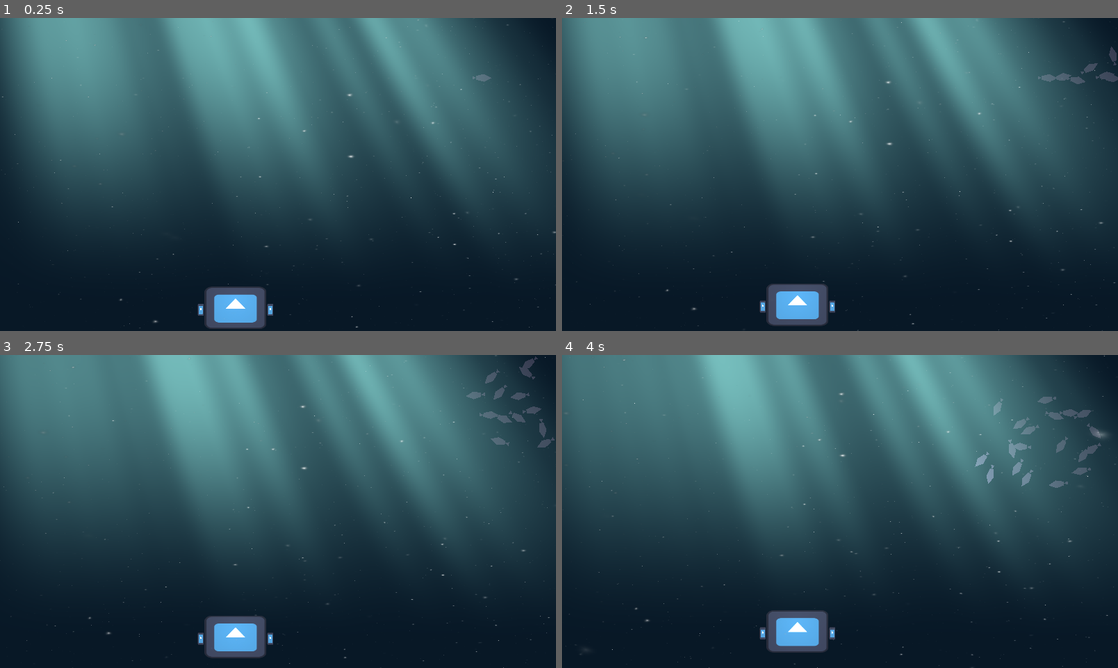
Above: before the commit, frames 1-4 (two rows, left to right).
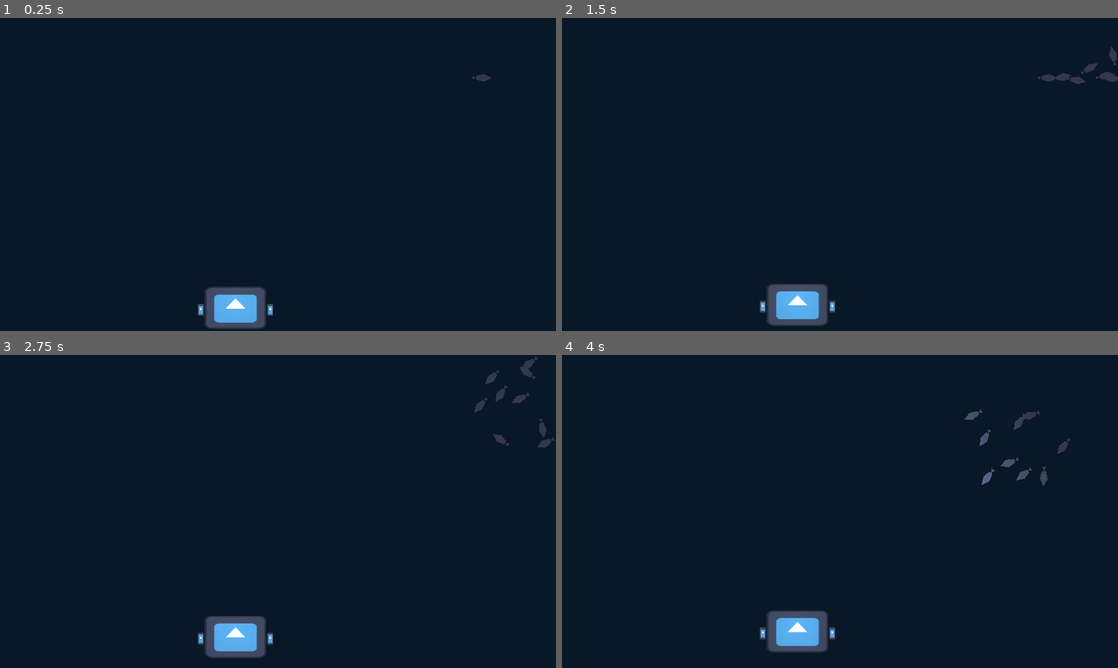
Above: after the commit, the same moments.

Repository: linuxhuskarl/godot-kosmo
Game: Godot game, scene res://scenes/test_ground.tscn
The game is run twice, just before and just after one commit, with the same random seed, the same clock (stepped at 60 frames per second) and the same inputs. The engine's default icon, where the game draws it, is replaced by a stand-in: a white triangle on a blue panel in a dark square.
Inputs (mouse positions are in pixels of both pictures, inside the frame that each line leads up to):
- Up to frame 1 (0.25 s): no input
- Up to frame 2 (1.5 s): tap Enter at 0.5 s; move the mouse to (962, 158) at 0.52 s; hold Alt 0.53-1.25 s; click (962, 158) at 0.67 s; tap Space at 0.77 s; drag from (728, 190) to (812, 237) at 1.27 s
- Up to frame 3 (2.75 s): move the mouse to (333, 442) at 2.02 s; hold Ctrl from 2.03 s (still down); click (333, 442) at 2.17 s
- Up to frame 4 (4 s): release Ctrl at 2.75 s; drag from (812, 574) to (673, 464) at 2.77 s; move the mouse to (1006, 558) at 3.52 s; hold Alt from 3.53 s (still down); click (1006, 558) at 3.67 s; tap Space at 3.77 s

The runs differ from the first frame. In frame 1, 63% of the frame differs, in the area x 0-100%, y 0-100%; in frame 2, 63%; in frame 3, 63%; in frame 4, 63%.

Commit message:
added SmartShape2D

Diff:
--- /dev/null
+++ b/examples/edge_shader/edge_shader.gdshader
@@ -0,0 +1,16 @@
+shader_type canvas_item;
+/**
+ * This shader fixes normal textures looking wrong when used with SmartShape2D.
+ * See: https://github.com/SirRamEsq/SmartShape2D/blob/master/addons/rmsmartshape/documentation/Normals.md
+ */
+
+varying mat2 NORMAL_MATRIX;
+
+void vertex() {
+	NORMAL_MATRIX = mat2(COLOR.rg, COLOR.ba) * 2.0 - mat2(vec2(1.0), vec2(1.0));
+}
+
+void fragment() {
+	NORMAL.xy = NORMAL_MATRIX * NORMAL.xy;
+	COLOR = texture(TEXTURE, UV);
+}
--- /dev/null
+++ b/examples/edge_shader/material_edge_shader.tres
@@ -0,0 +1,6 @@
+[gd_resource type="ShaderMaterial" load_steps=2 format=3 uid="uid://dpec5hjpflmri"]
+
+[ext_resource type="Shader" path="res://examples/edge_shader/edge_shader.gdshader" id="1_akl0v"]
+
+[resource]
+shader = ExtResource("1_akl0v")
--- /dev/null
+++ b/examples/sharp_corner_tapering/assets/mat_edge_metal.tres
@@ -0,0 +1,22 @@
+[gd_resource type="Resource" script_class="SS2D_Material_Edge" load_steps=7 format=3 uid="uid://c8q2nrxnbopbb"]
+
+[ext_resource type="Script" path="res://addons/rmsmartshape/materials/edge_material.gd" id="1_lbfns"]
+[ext_resource type="Texture2D" uid="uid://b3aqa3bj1osvp" path="res://examples/sharp_corner_tapering/assets/tex_metal_edge.png" id="2_bmjh3"]
+[ext_resource type="Texture2D" uid="uid://bobwi3r6aiiqg" path="res://examples/sharp_corner_tapering/assets/tex_metal_corner_inner.png" id="3_n1i1s"]
+[ext_resource type="Texture2D" uid="uid://bc34cuc50as8f" path="res://examples/sharp_corner_tapering/assets/tex_metal_corner_outer.png" id="4_ml2u7"]
+[ext_resource type="Texture2D" uid="uid://jc3g5qsmnpdd" path="res://examples/sharp_corner_tapering/assets/tex_metal_taper_corner_left.png" id="5_244mn"]
+[ext_resource type="Texture2D" uid="uid://cdnfaf3bslk38" path="res://examples/sharp_corner_tapering/assets/tex_metal_taper_corner_right.png" id="6_1c2na"]
+
+[resource]
+script = ExtResource("1_lbfns")
+textures = Array[Texture2D]([ExtResource("2_bmjh3")])
+textures_corner_outer = Array[Texture2D]([ExtResource("4_ml2u7")])
+textures_corner_inner = Array[Texture2D]([ExtResource("3_n1i1s")])
+textures_taper_left = Array[Texture2D]([])
+textures_taper_right = Array[Texture2D]([])
+textures_taper_corner_left = Array[Texture2D]([ExtResource("5_244mn")])
+textures_taper_corner_right = Array[Texture2D]([ExtResource("6_1c2na")])
+randomize_texture = false
+use_corner_texture = true
+use_taper_texture = false
+fit_mode = 0
--- /dev/null
+++ b/examples/sharp_corner_tapering/sharp_corner_tapering.tscn
@@ -0,0 +1,315 @@
+[gd_scene load_steps=46 format=3 uid="uid://cl71flny1scun"]
+
+[ext_resource type="Script" path="res://addons/rmsmartshape/shapes/shape.gd" id="1_5hlge"]
+[ext_resource type="Script" path="res://addons/rmsmartshape/vertex_properties.gd" id="2_yp1d2"]
+[ext_resource type="Script" path="res://addons/rmsmartshape/shapes/point.gd" id="3_edpr6"]
+[ext_resource type="Script" path="res://addons/rmsmartshape/shapes/point_array.gd" id="4_udfgv"]
+[ext_resource type="Texture2D" uid="uid://bj658oli0klj3" path="res://examples/sharp_corner_tapering/assets/tex_metal_fill.png" id="6_ry0x0"]
+[ext_resource type="Script" path="res://addons/rmsmartshape/materials/shape_material.gd" id="7_ncdby"]
+[ext_resource type="Resource" uid="uid://c8q2nrxnbopbb" path="res://examples/sharp_corner_tapering/assets/mat_edge_metal.tres" id="8_uwntg"]
+[ext_resource type="Script" path="res://addons/rmsmartshape/normal_range.gd" id="9_tqu3h"]
+[ext_resource type="Script" path="res://addons/rmsmartshape/materials/edge_material.gd" id="10_55l7o"]
+[ext_resource type="Script" path="res://addons/rmsmartshape/materials/edge_material_metadata.gd" id="10_umoay"]
+[ext_resource type="Texture2D" uid="uid://b3aqa3bj1osvp" path="res://examples/sharp_corner_tapering/assets/tex_metal_edge.png" id="11_jc4po"]
+[ext_resource type="Texture2D" uid="uid://bobwi3r6aiiqg" path="res://examples/sharp_corner_tapering/assets/tex_metal_corner_inner.png" id="12_va43u"]
+[ext_resource type="Texture2D" uid="uid://bc34cuc50as8f" path="res://examples/sharp_corner_tapering/assets/tex_metal_corner_outer.png" id="13_f7yxr"]
+
+[sub_resource type="Resource" id="Resource_2r7x3"]
+script = ExtResource("2_yp1d2")
+texture_idx = 0
+flip = false
+width = 1.0
+
+[sub_resource type="Resource" id="Resource_vpbfx"]
+script = ExtResource("3_edpr6")
+position = Vector2(83.365, 45.3257)
+point_in = Vector2(0, 0)
+point_out = Vector2(0, 0)
+properties = SubResource("Resource_2r7x3")
+
+[sub_resource type="Resource" id="Resource_a0g7n"]
+script = ExtResource("2_yp1d2")
+texture_idx = 0
+flip = false
+width = 1.0
+
+[sub_resource type="Resource" id="Resource_w5cbt"]
+script = ExtResource("3_edpr6")
+position = Vector2(263.601, 615.758)
+point_in = Vector2(0, 0)
+point_out = Vector2(0, 0)
+properties = SubResource("Resource_a0g7n")
+
+[sub_resource type="Resource" id="Resource_h14mo"]
+script = ExtResource("2_yp1d2")
+texture_idx = -4
+flip = false
+width = 1.0
+
+[sub_resource type="Resource" id="Resource_j5l1j"]
+script = ExtResource("3_edpr6")
+position = Vector2(1026.77, 577.75)
+point_in = Vector2(0, 0)
+point_out = Vector2(0, 0)
+properties = SubResource("Resource_h14mo")
+
+[sub_resource type="Resource" id="Resource_ukuig"]
+script = ExtResource("2_yp1d2")
+texture_idx = 0
+flip = false
+width = 1.0
+
+[sub_resource type="Resource" id="Resource_324cb"]
+script = ExtResource("3_edpr6")
+position = Vector2(731.167, 13.1754)
+point_in = Vector2(0, 0)
+point_out = Vector2(0, 0)
+properties = SubResource("Resource_ukuig")
+
+[sub_resource type="Resource" id="Resource_wasbm"]
+script = ExtResource("2_yp1d2")
+texture_idx = 0
+flip = false
+width = 1.0
+
+[sub_resource type="Resource" id="Resource_p3ja8"]
+script = ExtResource("3_edpr6")
+position = Vector2(83.365, 45.3257)
+point_in = Vector2(0, 0)
+point_out = Vector2(0, 0)
+properties = SubResource("Resource_wasbm")
+
+[sub_resource type="Resource" id="Resource_1fh62"]
+script = ExtResource("2_yp1d2")
+texture_idx = 0
+flip = false
+width = 1.0
+
+[sub_resource type="Resource" id="Resource_qjb65"]
+script = ExtResource("3_edpr6")
+position = Vector2(742.381, 447.381)
+point_in = Vector2(0, 0)
+point_out = Vector2(0, 0)
+properties = SubResource("Resource_1fh62")
+
+[sub_resource type="Resource" id="Resource_o8bfq"]
+script = ExtResource("2_yp1d2")
+texture_idx = 0
+flip = false
+width = 1.0
+
+[sub_resource type="Resource" id="Resource_w1ohc"]
+script = ExtResource("3_edpr6")
+position = Vector2(641.411, 322.256)
+point_in = Vector2(0, 0)
+point_out = Vector2(0, 0)
+properties = SubResource("Resource_o8bfq")
+
+[sub_resource type="Resource" id="Resource_tp3up"]
+script = ExtResource("2_yp1d2")
+texture_idx = 0
+flip = false
+width = 1.0
+
+[sub_resource type="Resource" id="Resource_tlf23"]
+script = ExtResource("3_edpr6")
+position = Vector2(1133.09, 291.15)
+point_in = Vector2(0, 0)
+point_out = Vector2(0, 0)
+properties = SubResource("Resource_tp3up")
+
+[sub_resource type="Resource" id="Resource_6u83i"]
+script = ExtResource("2_yp1d2")
+texture_idx = 0
+flip = false
+width = 1.0
+
+[sub_resource type="Resource" id="Resource_86kx1"]
+script = ExtResource("3_edpr6")
+position = Vector2(546.956, 94.6283)
+point_in = Vector2(0, 0)
+point_out = Vector2(0, 0)
+properties = SubResource("Resource_6u83i")
+
+[sub_resource type="Resource" id="Resource_kysxg"]
+script = ExtResource("2_yp1d2")
+texture_idx = 0
+flip = false
+width = 1.0
+
+[sub_resource type="Resource" id="Resource_eqyck"]
+script = ExtResource("3_edpr6")
+position = Vector2(293.278, 51.6277)
+point_in = Vector2(0, 0)
+point_out = Vector2(0, 0)
+properties = SubResource("Resource_kysxg")
+
+[sub_resource type="Resource" id="Resource_egpc8"]
+script = ExtResource("2_yp1d2")
+texture_idx = 0
+flip = false
+width = 1.0
+
+[sub_resource type="Resource" id="Resource_1wyqg"]
+script = ExtResource("3_edpr6")
+position = Vector2(871.022, 351.231)
+point_in = Vector2(0, 0)
+point_out = Vector2(0, 0)
+properties = SubResource("Resource_egpc8")
+
+[sub_resource type="Resource" id="Resource_baip5"]
+script = ExtResource("2_yp1d2")
+texture_idx = 0
+flip = false
+width = 1.0
+
+[sub_resource type="Resource" id="Resource_2owaw"]
+script = ExtResource("3_edpr6")
+position = Vector2(239.115, 334.66)
+point_in = Vector2(0, 0)
+point_out = Vector2(0, 0)
+properties = SubResource("Resource_baip5")
+
+[sub_resource type="Resource" id="Resource_o2w6y"]
+script = ExtResource("4_udfgv")
+_points = {
+0: SubResource("Resource_vpbfx"),
+1: SubResource("Resource_w5cbt"),
+2: SubResource("Resource_j5l1j"),
+3: SubResource("Resource_324cb"),
+4: SubResource("Resource_p3ja8"),
+6: SubResource("Resource_qjb65"),
+8: SubResource("Resource_w1ohc"),
+9: SubResource("Resource_tlf23"),
+10: SubResource("Resource_86kx1"),
+11: SubResource("Resource_eqyck"),
+12: SubResource("Resource_1wyqg"),
+13: SubResource("Resource_2owaw")
+}
+_point_order = PackedInt32Array(4, 11, 8, 10, 3, 12, 9, 2, 6, 1, 13, 0)
+_constraints = {
+Vector2i(0, 4): 15
+}
+_next_key = 14
+_material_overrides = {}
+tessellation_stages = 5
+tessellation_tolerance = 4.0
+curve_bake_interval = 20.0
+
+[sub_resource type="Resource" id="Resource_42qh7"]
+script = ExtResource("9_tqu3h")
+begin = 0.0
+distance = 360.0
+edgeRendering = Vector2(0, 0)
+
+[sub_resource type="Resource" id="Resource_t7ed3"]
+script = ExtResource("10_umoay")
+edge_material = ExtResource("8_uwntg")
+normal_range = SubResource("Resource_42qh7")
+weld = true
+taper_sharp_corners = true
+render = true
+z_index = 0
+z_as_relative = true
+offset = 0.0
+
+[sub_resource type="Resource" id="Resource_07ymf"]
+script = ExtResource("7_ncdby")
+_edge_meta_materials = Array[ExtResource("10_umoay")]([SubResource("Resource_t7ed3")])
+fill_textures = Array[Texture2D]([ExtResource("6_ry0x0")])
+fill_texture_z_index = -10
+fill_texture_show_behind_parent = false
+fill_texture_scale = 1.0
+fill_texture_absolute_position = false
+fill_texture_absolute_rotation = false
+fill_texture_offset = Vector2(0, 0)
+fill_texture_angle_offset = 0.0
+fill_mesh_offset = 0.0
+render_offset = 0.0
+
+[sub_resource type="Resource" id="Resource_ma2v2"]
+script = ExtResource("10_55l7o")
+textures = Array[Texture2D]([ExtResource("11_jc4po")])
+textures_corner_outer = Array[Texture2D]([ExtResource("13_f7yxr")])
+textures_corner_inner = Array[Texture2D]([ExtResource("12_va43u")])
+textures_taper_left = Array[Texture2D]([])
+textures_taper_right = Array[Texture2D]([])
+textures_taper_corner_left = Array[Texture2D]([])
+textures_taper_corner_right = Array[Texture2D]([])
+randomize_texture = false
+use_corner_texture = true
+use_taper_texture = true
+fit_mode = 0
+
+[sub_resource type="Resource" id="Resource_atqmo"]
+script = ExtResource("9_tqu3h")
+begin = 0.0
+distance = 360.0
+edgeRendering = Vector2(0, 0)
+
+[sub_resource type="Resource" id="Resource_vboqn"]
+script = ExtResource("10_umoay")
+edge_material = SubResource("Resource_ma2v2")
+normal_range = SubResource("Resource_atqmo")
+weld = true
+taper_sharp_corners = false
+render = true
+z_index = 0
+z_as_relative = true
+offset = 0.0
+
+[sub_resource type="Resource" id="Resource_xsfev"]
+script = ExtResource("7_ncdby")
+_edge_meta_materials = Array[ExtResource("10_umoay")]([SubResource("Resource_vboqn")])
+fill_textures = Array[Texture2D]([ExtResource("6_ry0x0")])
+fill_texture_z_index = -10
+fill_texture_show_behind_parent = false
+fill_texture_scale = 1.0
+fill_texture_absolute_position = false
+fill_texture_absolute_rotation = false
+fill_texture_offset = Vector2(0, 0)
+fill_texture_angle_offset = 0.0
+fill_mesh_offset = 0.0
+render_offset = 0.0
+
+[node name="Node2D" type="Node2D"]
+
+[node name="WithTapering" type="Node2D" parent="."]
+texture_repeat = 2
+position = Vector2(-30, 228)
+scale = Vector2(0.65, 0.65)
+script = ExtResource("1_5hlge")
+_points = SubResource("Resource_o2w6y")
+shape_material = SubResource("Resource_07ymf")
+
+[node name="WithoutTapering" type="Node2D" parent="."]
+texture_repeat = 2
+position = Vector2(400, 10)
+scale = Vector2(0.65, 0.65)
+script = ExtResource("1_5hlge")
+_points = SubResource("Resource_o2w6y")
+shape_material = SubResource("Resource_xsfev")
+
+[node name="Message" type="Label" parent="."]
+offset_left = 33.0
+offset_top = 82.0
+offset_right = 434.0
+offset_bottom = 190.0
+theme_override_font_sizes/font_size = 24
+text = "NOTE: Sharp corner tapering can
+cause issues when used on shapes
+with curved geometry"
+
+[node name="With" type="Label" parent="."]
+offset_left = 275.0
+offset_top = 454.0
+offset_right = 503.0
+offset_bottom = 477.0
+text = "Sharp Corner Tapering"
+
+[node name="Without" type="Label" parent="."]
+offset_left = 666.0
+offset_top = 237.0
+offset_right = 907.0
+offset_bottom = 260.0
+text = "No Sharp Corner Tapering"
--- /dev/null
+++ b/maciej/test_cave.tscn
@@ -0,0 +1,3 @@
+[gd_scene format=3 uid="uid://cgpdabpn3dicg"]
+
+[node name="TestCave" type="Node2D"]
--- a/project.godot
+++ b/project.godot
@@ -18,6 +18,10 @@
 [display]
 
 window/stretch/mode="canvas_items"
+
+[editor_plugins]
+
+enabled=PackedStringArray("res://addons/rmsmartshape/plugin.cfg")
 
 [global_group]
 
--- /dev/null
+++ b/rope/rope.tscn
@@ -0,0 +1,7 @@
+[gd_scene format=3 uid="uid://qhrc7yjd5084"]
+
+[node name="Rope" type="Node2D"]
+
+[node name="RopeStart" type="Marker2D" parent="."]
+
+[node name="RopeEnd" type="Marker2D" parent="."]
--- /dev/null
+++ b/rope/rope_segment.tscn
@@ -0,0 +1,5 @@
+[gd_scene format=3 uid="uid://w1mrpu7osbky"]
+
+[node name="RopeSegment" type="RigidBody2D"]
+
+[node name="CollisionShape2D" type="CollisionShape2D" parent="."]
--- a/scenes/test_ground.tscn
+++ b/scenes/test_ground.tscn
@@ -108,9 +108,10 @@
 [node name="BoidSpawner" type="Node2D" parent="."]
 position = Vector2(1000, 128)
 script = ExtResource("3_5kw40")
-max_boids = 50
+max_boids = 10
 
 [node name="CanvasLayer" type="CanvasLayer" parent="."]
+visible = false
 
 [node name="Godrays" type="ColorRect" parent="CanvasLayer"]
 material = SubResource("ShaderMaterial_klmxs")
@@ -131,6 +132,7 @@
 
 [node name="CanvasLayer2" type="CanvasLayer" parent="."]
 layer = -1
+visible = false
 
 [node name="Silt" type="TextureRect" parent="CanvasLayer2"]
 material = SubResource("ShaderMaterial_p6om3")
Not shown, added: addons/rmsmartshape/actions/action.gd
Not shown, added: addons/rmsmartshape/actions/action_add_collision_nodes.gd
Not shown, added: addons/rmsmartshape/actions/action_add_point.gd
Not shown, added: addons/rmsmartshape/actions/action_close_shape.gd
Not shown, added: addons/rmsmartshape/actions/action_cut_edge.gd
Not shown, added: addons/rmsmartshape/actions/action_delete_control_point.gd
Not shown, added: addons/rmsmartshape/actions/action_delete_point.gd
Not shown, added: addons/rmsmartshape/actions/action_delete_points.gd
Not shown, added: addons/rmsmartshape/actions/action_invert_orientation.gd
Not shown, added: addons/rmsmartshape/actions/action_make_shape_unique.gd
Not shown, added: addons/rmsmartshape/actions/action_move_control_points.gd
Not shown, added: addons/rmsmartshape/actions/action_move_verticies.gd
(and 155 more such lines)
